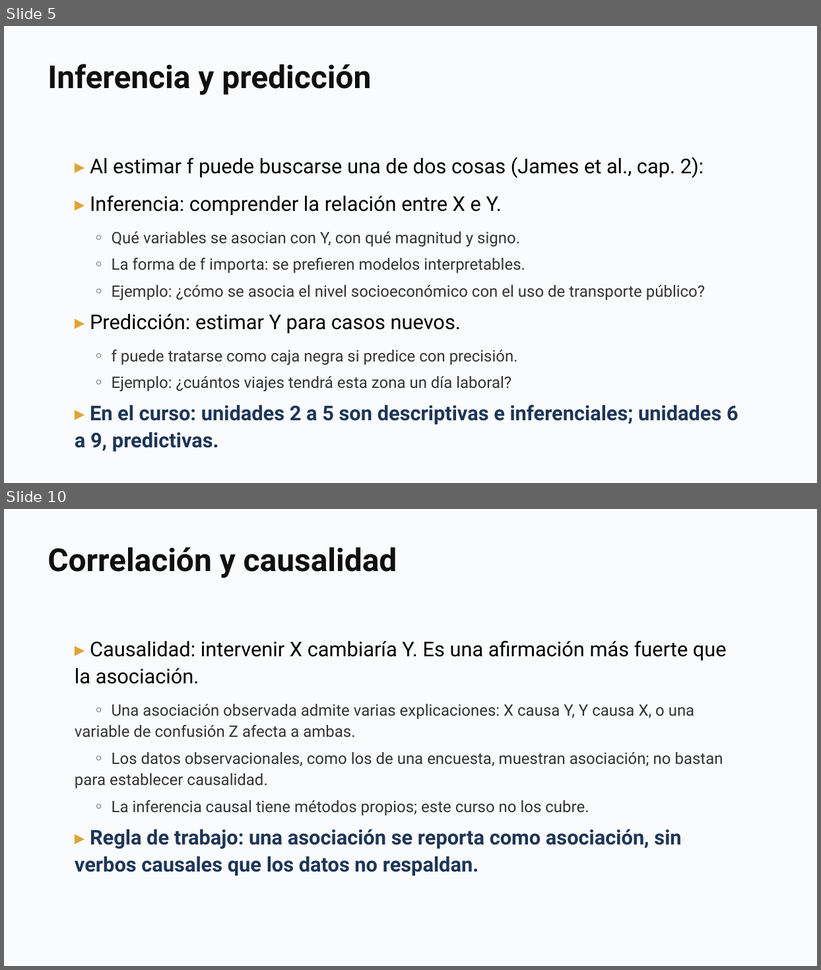
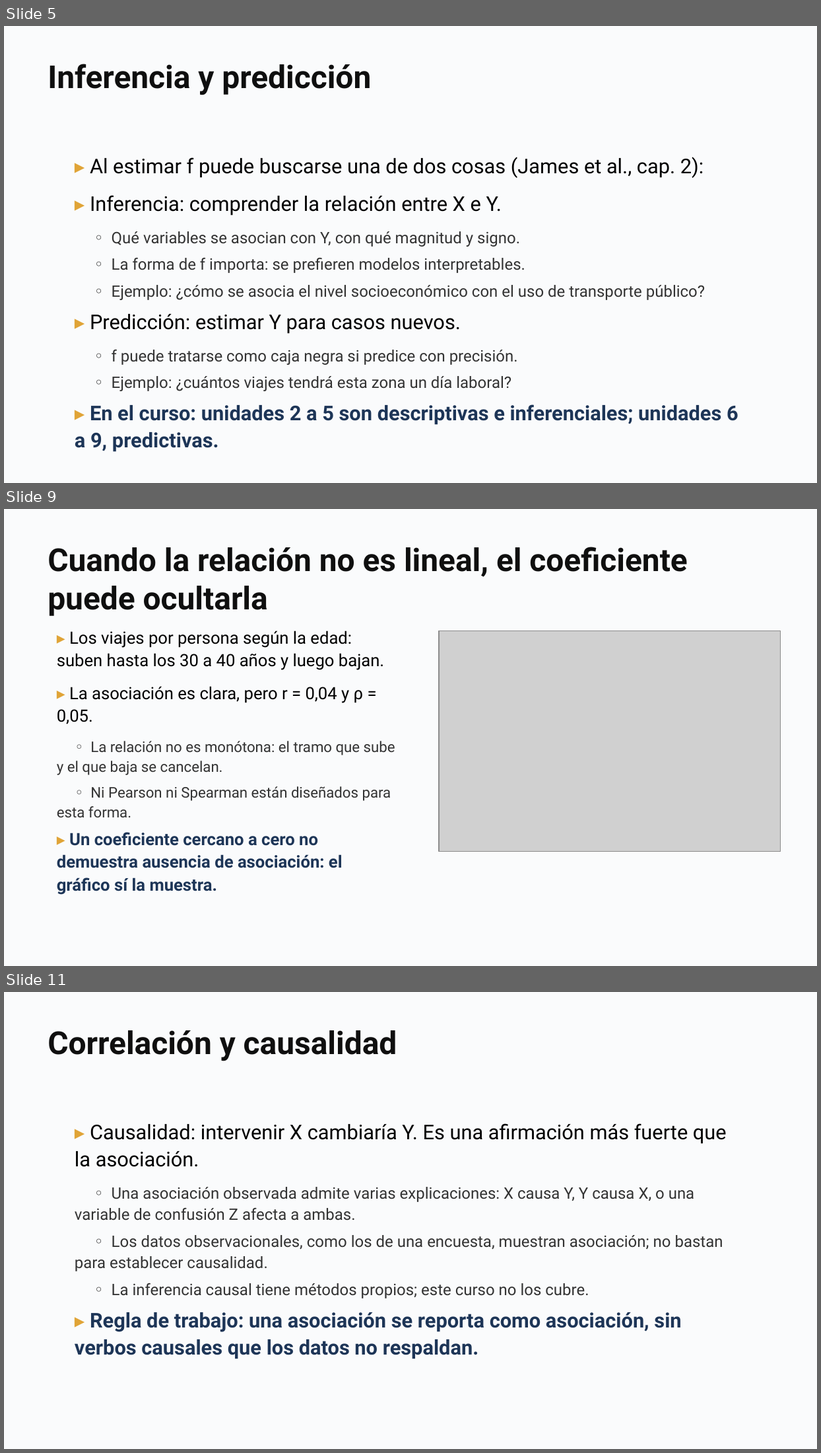
Before and after one commit to daniopitz/cienciadatos, a slide deck: presentaciones/clase02_pandas_eda.pptx. Shown one above the other, each under a label of ours: slides 5 and 10 before the commit, slides 5, 9 and 11 after it; the slides between them are not shown. The pictures are 821x970 and 821x1453 pixels, drawn with LibreOffice and Linux fonts; fonts in the diff are those of the drawing; grey boxes stand for pictures. Boxes give left, top, right and bottom in pixels: in the first picture for what was removed or moved away, otherwise in the second. Text is boxed around its words. In the diff, an @@ line names an element or a change of style, - is before the commit and + after.

```diff
--- a/presentaciones/clase02_pandas_eda.pptx
+++ b/presentaciones/clase02_pandas_eda.pptx
@@ slide 9 added at (x1=4, y1=509, x2=817, y2=966), background #FFFFFF @@
@@ rectangle added at (x1=4, y1=509, x2=817, y2=966), fill #FAFBFC @@
@@ text added at (x1=48, y1=547, x2=687, y2=616), 28 pt, text #0F0F0F, bold @@
+Cuando la relación no es lineal, el coeficiente puede ocultarla
@@ text added at (x1=57, y1=630, x2=395, y2=894), 15 pt, text #333333 @@
+▸ Los viajes por persona según la edad: suben hasta los 30 a 40 años y luego bajan.
+▸ La asociación es clara, pero r = 0,04 y ρ = 0,05.
+◦ La relación no es monótona: el tramo que sube y el que baja se cancelan.
+◦ Ni Pearson ni Spearman están diseñados para esta forma.
+▸ Un coeficiente cercano a cero no demuestra ausencia de asociación: el gráfico sí la muestra.
@@ picture added at (x1=439, y1=631, x2=781, y2=852) @@
@@ what was slide 10 is now slide 11 @@
```
Also in this commit, not shown: 2 slides changed, 2 other files.
